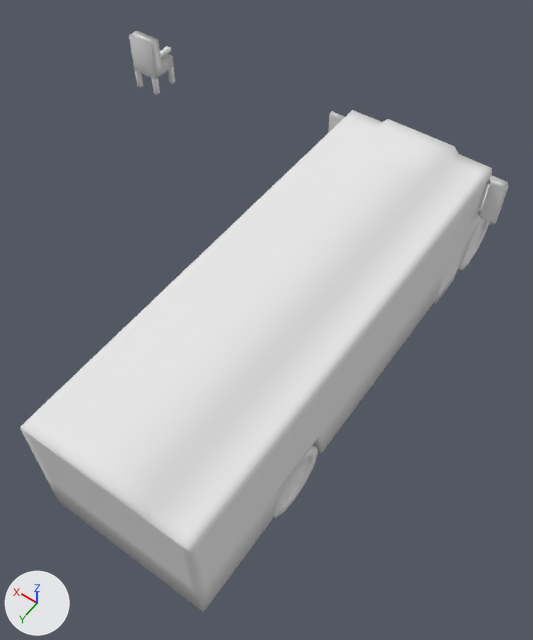
The Blender file working/subahu/bus/bus_school.blend: old version first, new version second.
Before and after are seen from a 50 mm camera at (-0.19, 2.07, 6.77) aimed at (2.67, -1.93, 0.49). Arrows for +X, +Y and +Z are at lower left; the lights stay in place.

Script lines for the objects in view, before the commit:
```python
ob_bus = bpy.data.objects.new('bus', me_cube)
ob_bus.location = (2.13, -1.46, 1.37)
ob_sidemirror = bpy.data.objects.new('sideMirror', me_cube_001)
ob_sidemirror.parent = ob_bus
ob_sidemirror.location = (3.164, -4.019, 1.513)
ob_sidemirror.scale = (0.166, 0.199, 0.423)
ob_sidemirror_001 = bpy.data.objects.new('sideMirror.001', me_cube_012)
ob_sidemirror_001.parent = ob_bus
ob_sidemirror_001.location = (1.106, -4.019, 1.591)
ob_sidemirror_001.rotation_euler = (0.0, 3.142, 0.0)  # degrees (0, 180, 0)
ob_sidemirror_001.scale = (0.166, 0.199, 0.423)
ob_tire_002 = bpy.data.objects.new('tire.002', me_cylinder_004)
ob_tire_002.parent = ob_bus
ob_tire_002.location = (1.539, -0.512, 0.578)
ob_tire_002.rotation_euler = (0.0, 1.571, 0.0)  # degrees (0, 90, 0)
ob_tire_002.scale = (0.37, 0.37, 0.213)
# also in view: 'windows' at (2.13, -1.52, 1.43); 'door' at (1.3, -3.47, 1.17); 'seat' at (6.54, -4.6, 0.93)
```
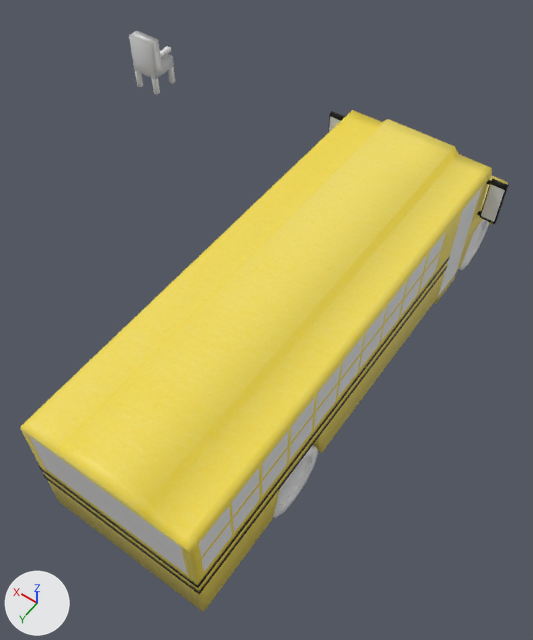
Patch to the scene script:
```diff
--- a/working/subahu/bus/bus_school.blend.py
+++ b/working/subahu/bus/bus_school.blend.py
@@ img_black_texture_png @@
+img_black_texture_png = load_image('black_texture.png', 'textures/black_texture.png', 259, 194, 'sRGB')
@@ img_yellow_texture_jpg @@
+img_yellow_texture_jpg = load_image('yellow_texture.jpg', 'textures/yellow_texture.jpg', 3888, 2592, 'sRGB')
@@ mat_black_texture_png @@
+mat_black_texture_png = principled_material('black_texture.png')
+mat_black_texture_png.texture = img_black_texture_png
@@ mat_yellow_texture_jpg @@
+mat_yellow_texture_jpg = principled_material('yellow_texture.jpg')
+mat_yellow_texture_jpg.texture = img_yellow_texture_jpg
@@ me_cube @@
 me_cube.from_pydata(...)  # 731 vertices, 675 faces; spans x -0.83..0.83, y -3.28..2.33, z -0.96..0.59
 # used by ob_bus; location = (2.13, -1.46, 1.37)
-me_cube.materials.append(mat_material)  # white #e7e7e7
+# me_cube part 1: texture (UV) coordinates changed
+me_cube.materials.append(mat_yellow_texture_jpg)  # picture img_yellow_texture_jpg
@@ me_cube_001 @@
 me_cube_001.from_pydata(...)  # 44 vertices, 42 faces; spans x -1.216..0.048, y 0.768..1.0, z -0.509..0.68
+me_cube_001.materials.append(mat_black_texture_png)  # picture img_black_texture_png
@@ me_cube_012 @@
 me_cube_012.from_pydata(...)  # 44 vertices, 42 faces; spans x -1.216..0.048, y 0.768..1.0, z -0.509..0.68
+me_cube_012.materials.append(mat_black_texture_png)  # picture img_black_texture_png
@@ me_cube_014 @@
+me_cube_014.from_pydata(...)  # 98 vertices, 48 faces; spans x -0.83..0.83, y -1.79..2.33, z -0.35..-0.1
+me_cube_014.polygons.foreach_set('use_smooth', [True] * 48)
+me_cube_014.materials.append(mat_black_texture_png)  # picture img_black_texture_png
@@ ob_plasticguard @@
+ob_plasticguard = bpy.data.objects.new('plasticGuard', me_cube_014)
+ob_plasticguard.location = (2.13, -1.46, 1.23)
+ob_plasticguard.scale = (1.01, 1.0, 0.207)
@@ ob_plasticguard_002 @@
+ob_plasticguard_002 = bpy.data.objects.new('plasticGuard.002', me_cube_014.copy())
+ob_plasticguard_002.location = (2.13, -1.46, 1.08)
+ob_plasticguard_002.scale = (1.01, 1.0, 0.207)
```

Pixel boxes (x1, y1, x2, y2) of what changed, in the pictures (533 x 640 px):
'bus', recoloured, surface changed (white to yellow): (20, 110, 508, 612) in both
'plasticGuard', added: after (39, 257, 450, 588)
'plasticGuard.002', added (brown): after (44, 266, 447, 594)
'sideMirror.001', recoloured: (477, 179, 509, 224) in both
'sideMirror', recoloured: (328, 111, 345, 133) in both
